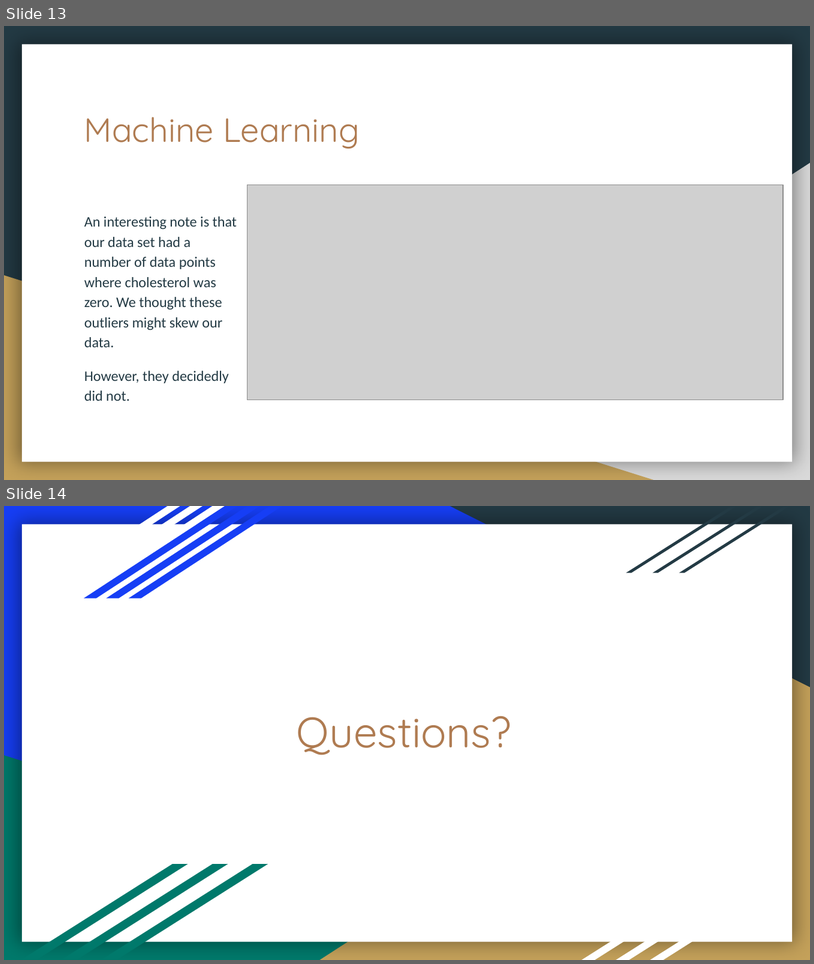
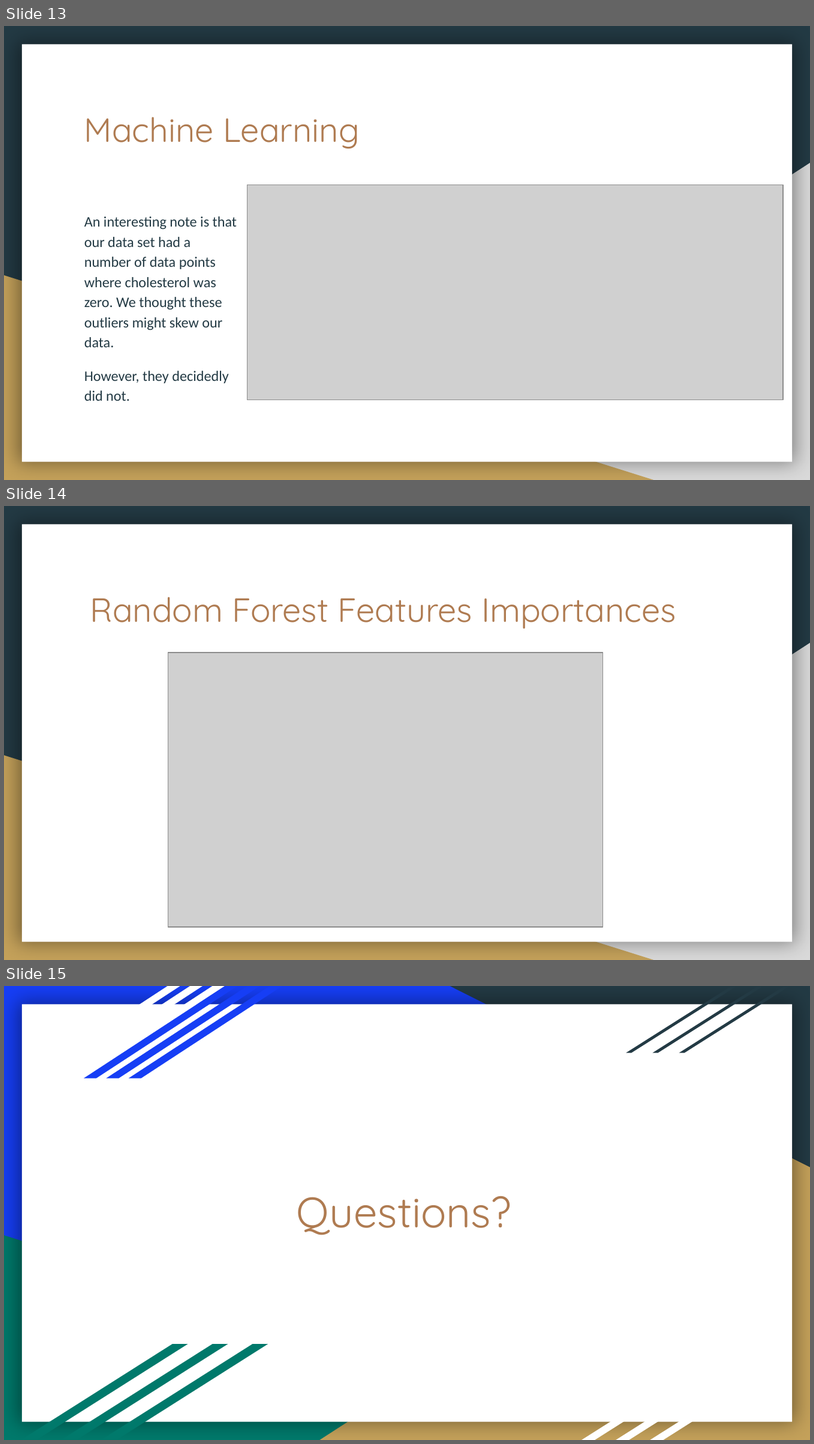
Before and after one commit to GingerAvalanche/project-4, a slide deck: presentation.pptx. Shown one above the other, each under a label of ours: slides 13 and 14 before the commit, slides 13, 14 and 15 after it. The pictures are 814x964 and 814x1444 pixels, drawn with LibreOffice and Linux fonts; fonts in the diff are those of the drawing; grey boxes stand for pictures. Boxes give left, top, right and bottom in pixels: in the first picture for what was removed or moved away, otherwise in the second. Text is boxed around its words. In the diff, an @@ line names an element or a change of style, - is before the commit and + after.

Commit message:
Update slides

```diff
--- a/presentation.pptx
+++ b/presentation.pptx
@@ slide 14 added at bbox=[4, 506, 810, 960], background #233A44; not listed: 3 template elements that a slide beside it also shows @@
@@ title added at bbox=[90, 597, 677, 628], 30 pt, text #AF7B51 @@
+Random Forest Features Importances
@@ picture added at bbox=[168, 653, 603, 927] @@
@@ what was slide 14 is now slide 15 @@
```
